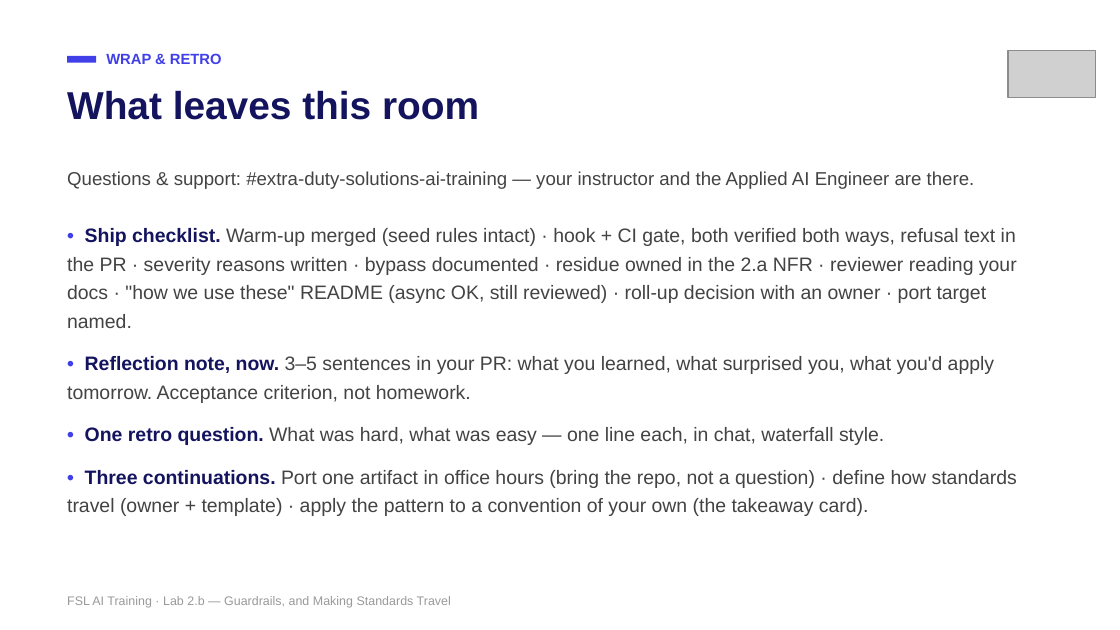
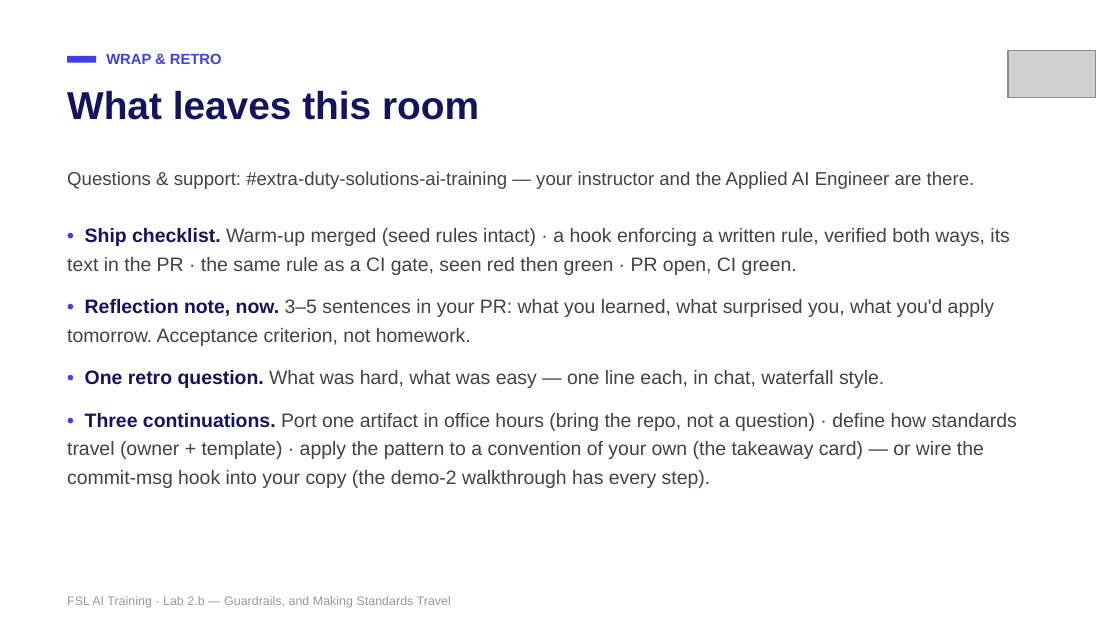
Before and after one commit to mike-tajmajer-fullstacklabs/fsl-taskboard-lab, a slide deck: slide 27 of docs/instructor/lab-2b-guardrails.pptx (slide 26 before the commit). Drawn at 1120x630 pixels with LibreOffice and Linux fonts; fonts in the diff are those of the drawing; grey boxes stand for pictures. Boxes give left, top, right and bottom in pixels: in the first picture for what was removed or moved away, otherwise in the second. Text is boxed around its words. In the diff, an @@ line names an element or a change of style, - is before the commit and + after.

```diff
--- a/docs/instructor/lab-2b-guardrails.pptx
+++ b/docs/instructor/lab-2b-guardrails.pptx
@@ text at (67,228,1009,275): text changed @@
-• Ship checklist. Warm-up merged (seed rules intact) · hook + CI gate, both verified both ways, refusal text in the PR · severity reasons written · bypass documented · residue owned in the 2.a NFR · reviewer reading your docs · "how we use these" README (async OK, still reviewed) · roll-up decision with an owner · port target named.
+• Ship checklist. Warm-up merged (seed rules intact) · a hook enforcing a written rule, verified both ways, its text in the PR · the same rule as a CI gate, seen red then green · PR open, CI green.
@@ text at (67,413,1017,488): text changed @@
-• Three continuations. Port one artifact in office hours (bring the repo, not a question) · define how standards travel (owner + template) · apply the pattern to a convention of your own (the takeaway card).
+• Three continuations. Port one artifact in office hours (bring the repo, not a question) · define how standards travel (owner + template) · apply the pattern to a convention of your own (the takeaway card) — or wire the commit-msg hook into your copy (the demo-2 walkthrough has every step).
```
Also in this commit, not shown: 16 other slides changed, 7 slides added, 6 slides removed, 25 other files.
